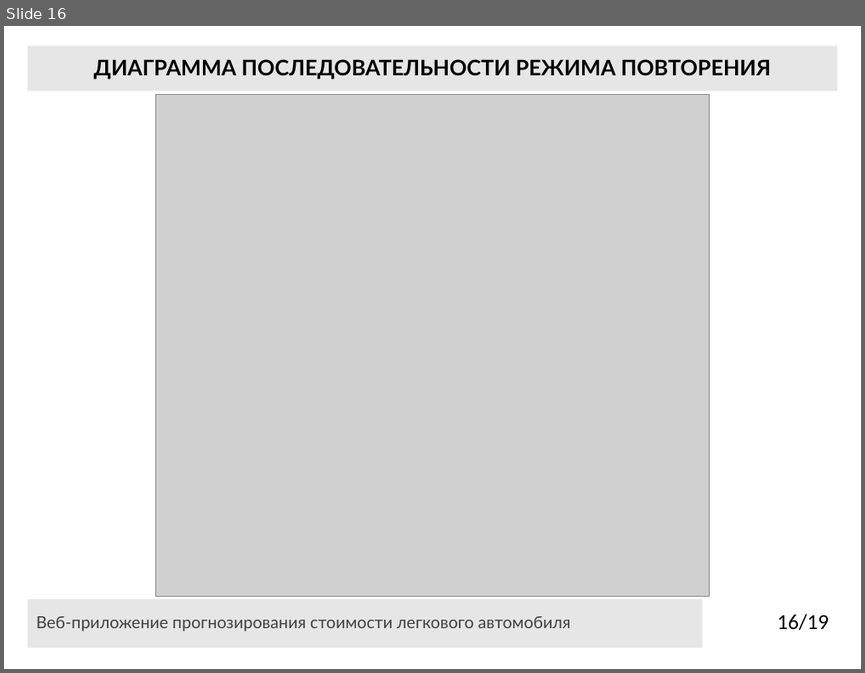
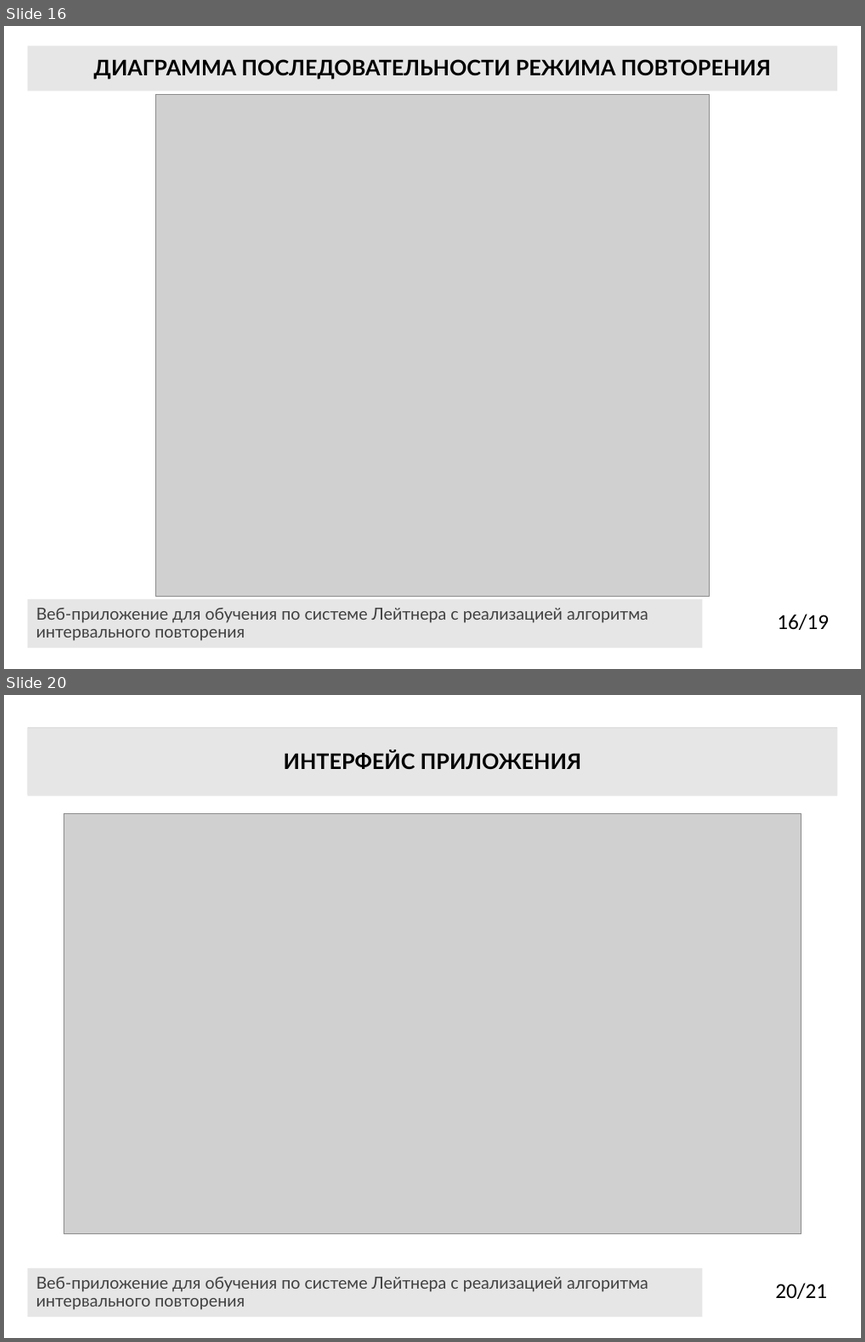
Before and after one commit to darik-cell/diplom, a slide deck: Презентация_Алёнушка_6401.pptx. Shown one above the other, each under a label of ours: slide 16 before the commit, slides 16 and 20 after it; the slides between them are not shown. The pictures are 865x673 and 865x1342 pixels, drawn with LibreOffice and Linux fonts; fonts in the diff are those of the drawing; grey boxes stand for pictures. Boxes give left, top, right and bottom in pixels: in the first picture for what was removed or moved away, otherwise in the second. Text is boxed around its words. In the diff, an @@ line names an element or a change of style, - is before the commit and + after.

```diff
--- a/Презентация_Алёнушка_6401.pptx
+++ b/Презентация_Алёнушка_6401.pptx
@@ slide 20 added at [4,695,861,1338], background #FFFFFF @@
@@ rectangle added at [28,727,838,795], fill #D9D9D9 @@
@@ title added at [28,728,838,796], fill #E6E6E6, 18 pt, text #000000, bold @@
+ИНТЕРФЕЙС ПРИЛОЖЕНИЯ
@@ picture added at [64,814,800,1234] @@
@@ rectangle added at [28,1267,703,1316], fill #E6E6E6, 14 pt, text #404040 @@
+Веб-приложение для обучения по системе Лейтнера с реализацией алгоритма
+интервального повторения
@@ page number added at [775,1282,827,1299], 18 pt, text #000000 @@
+20/21
@@ slide 16 changed as well @@
@@ text in rectangle at [36,607,648,641]: text changed @@
-Веб-приложение прогнозирования стоимости легкового автомобиля
+Веб-приложение для обучения по системе Лейтнера с реализацией алгоритма
+интервального повторения
```
Also in this commit, not shown: 15 other slides changed, 3 other slides added, 2 slides removed, 3 other files.
